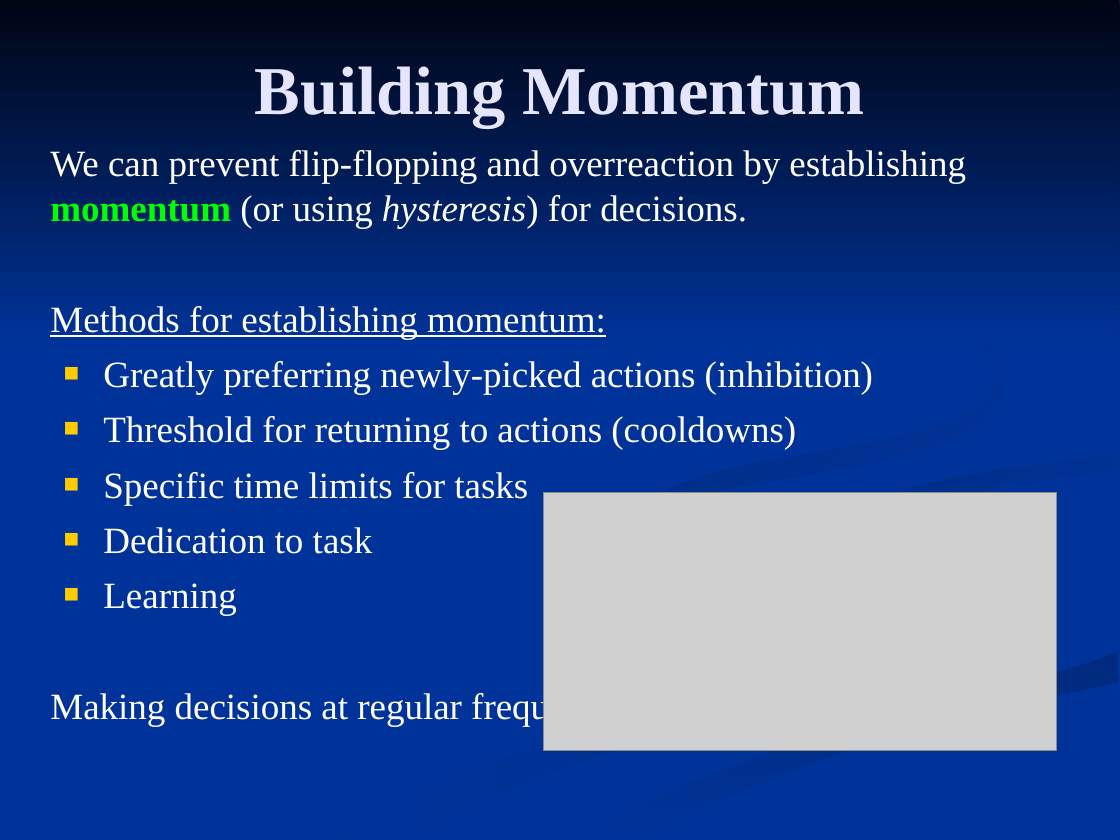
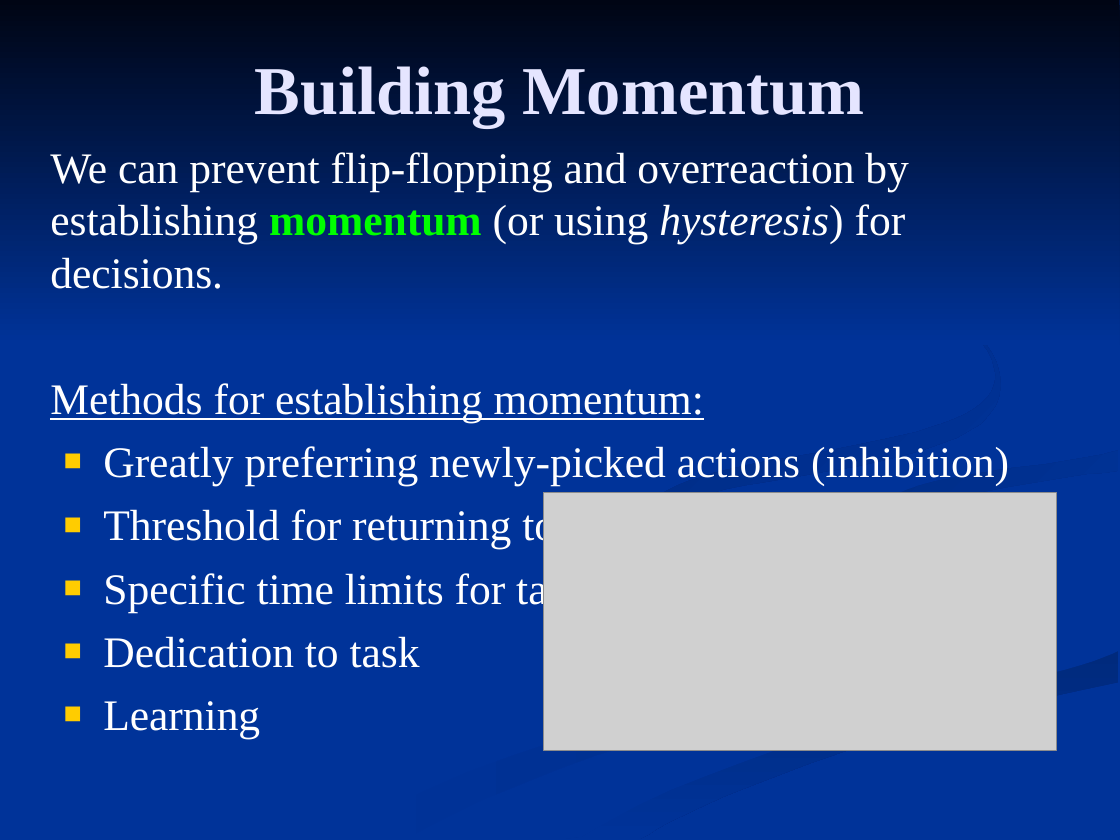
Before and after one commit to FleepyBeepy/Artificial-Intelligence, a slide deck: slide 10 of Lecture Slides/9.1 - Utility & Risk.ppt. Drawn at 1120x840 pixels with LibreOffice and Linux fonts; fonts in the diff are those of the drawing; grey boxes stand for pictures. Boxes give left, top, right and bottom in pixels: in the first picture for what was removed or moved away, otherwise in the second. Text is boxed around its words. In the diff, an @@ line names an element or a change of style, - is before the commit and + after.

Commit message:
- Updated wording on a few slides

```diff
--- a/Lecture Slides/9.1 - Utility & Risk.ppt
+++ b/Lecture Slides/9.1 - Utility & Risk.ppt
@@ text "We can prevent flip-flopping and ..." at [50,152,1009,739]: size 23.8 to 28 pt @@
@@ freeform shape at [646,261,1001,560]: fill gradient #003399 to #002B82 to gradient #002B82 to #003399 @@
@@ freeform shape at [875,450,1118,556]: fill gradient #003399 to #002D86 to gradient #002D86 to #003399 @@
@@ freeform shape at [336,514,896,839]: fill gradient #002E8B to #003399 to gradient #003399 to #002E8B @@
@@ text at [50,690,641,726]: paragraph removed @@
-Making decisions at regular frequencies can also help.
```
Also in this commit, not shown: 9 other slides changed, 1 other file.
